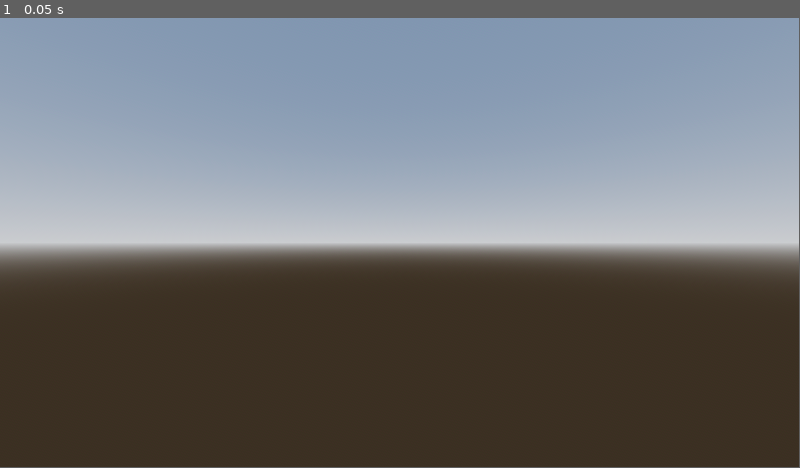
Above: before the commit, frame 1.
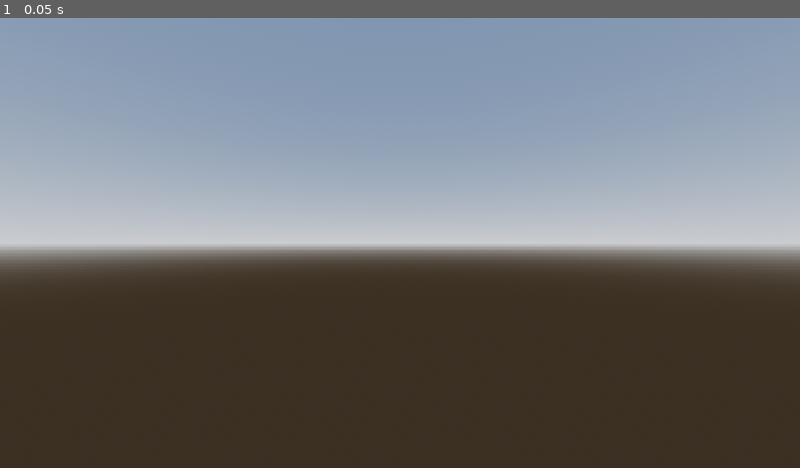
Above: after the commit, the same moment.

Repository: NicheDevelopers/brace-for-impact
Game: Godot game, scene res://src/Root.tscn
Same seed, same stepped clock (60 frames per second), same inputs: the game is played once before the commit and once after it.
Inputs:
- Up to frame 1 (0.05 s): no input
In our replay, the window is 799x449 before the commit and 800x450 after it. These sizes can differ from the game's own. Grey fills any space a smaller window leaves; there, only what the larger window draws over its background counts as a difference.

The runs differ from the first frame. In frame 1, less than 0.1% of the frame differs, in the area x 99-100%, y 0-58%.

Commit message:
Add theme, Button component with sound

Diff:
--- a/project.godot
+++ b/project.godot
@@ -14,6 +14,10 @@
 run/main_scene="uid://c2gb4uegaq7bf"
 config/features=PackedStringArray("4.4", "Forward Plus")
 config/icon="res://icon.svg"
+
+[display]
+
+window/stretch/mode="canvas_items"
 
 [input]
 
--- /dev/null
+++ b/src/common/theme.tres
@@ -0,0 +1,21 @@
+[gd_resource type="Theme" load_steps=5 format=3 uid="uid://d16jk27slxm2x"]
+
+[sub_resource type="StyleBoxEmpty" id="StyleBoxEmpty_td65r"]
+
+[sub_resource type="StyleBoxFlat" id="StyleBoxFlat_td65r"]
+bg_color = Color(0.136826, 0.136826, 0.136826, 1)
+
+[sub_resource type="StyleBoxFlat" id="StyleBoxFlat_enna7"]
+bg_color = Color(0, 0, 0, 1)
+
+[sub_resource type="StyleBoxFlat" id="StyleBoxFlat_fj58b"]
+bg_color = Color(0.283018, 0.283018, 0.283018, 1)
+
+[resource]
+Button/colors/font_color = Color(0.785641, 0.785641, 0.785641, 1)
+Button/colors/font_disabled_color = Color(0.875, 0.875, 0.875, 0.5)
+Button/styles/focus = SubResource("StyleBoxEmpty_td65r")
+Button/styles/hover = SubResource("StyleBoxFlat_td65r")
+Button/styles/normal = SubResource("StyleBoxFlat_enna7")
+Button/styles/pressed = SubResource("StyleBoxFlat_fj58b")
+Control/font_sizes/font_size = 45
--- /dev/null
+++ b/src/common/ui/Button/Button.tscn
@@ -0,0 +1,26 @@
+[gd_scene load_steps=5 format=3 uid="uid://1wxxqvhf4i77"]
+
+[ext_resource type="Script" uid="uid://b8nkisfkqasls" path="res://src/common/ui/Button/button.gd" id="1_8jb4b"]
+[ext_resource type="Theme" uid="uid://d16jk27slxm2x" path="res://src/common/theme.tres" id="1_lven6"]
+[ext_resource type="AudioStream" uid="uid://dc7akncnn2nuk" path="res://src/common/ui/Button/button-click.mp3" id="2_xuir8"]
+
+[sub_resource type="PlaceholderTexture2D" id="PlaceholderTexture2D_xc7ha"]
+size = Vector2(64, 64)
+
+[node name="Button" type="Button"]
+offset_right = 422.0
+offset_bottom = 91.0
+scale = Vector2(0.495378, 0.492262)
+size_flags_horizontal = 0
+theme = ExtResource("1_lven6")
+icon = SubResource("PlaceholderTexture2D_xc7ha")
+clip_text = true
+expand_icon = true
+script = ExtResource("1_8jb4b")
+
+[node name="AudioStreamPlayer" type="AudioStreamPlayer" parent="."]
+stream = ExtResource("2_xuir8")
+pitch_scale = 0.68
+
+[connection signal="button_down" from="." to="." method="_on_button_down"]
+[connection signal="button_up" from="." to="." method="_on_button_up"]
--- /dev/null
+++ b/src/common/ui/Button/button.gd
@@ -0,0 +1,6 @@
+extends Button
+
+@onready var audio_player = $AudioStreamPlayer
+
+func _on_button_down() -> void:
+	audio_player.play(0.0)
Not shown: 1 places in src/Player/Player.tscn that only renumber resources
Not shown, added: src/common/ui/Button/button-click.mp3.import
Not shown, added: src/common/ui/Button/button.gd.uid
Not shown, added: src/common/ui/Button/button-click.mp3
